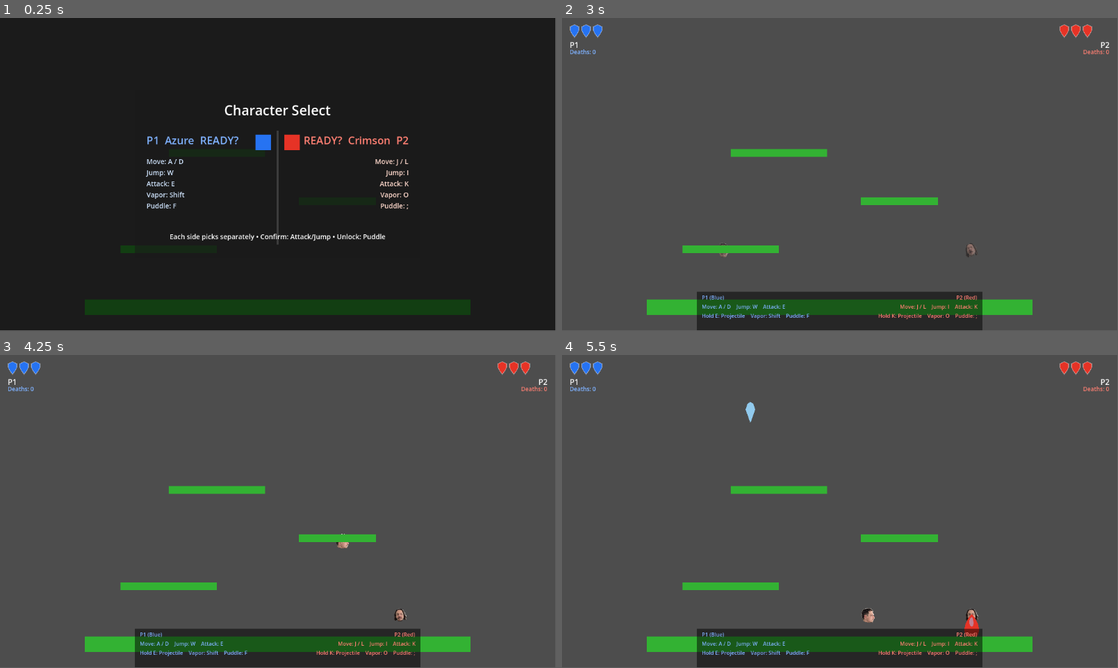
Above: before the commit, frames 1-4 (two rows, left to right).
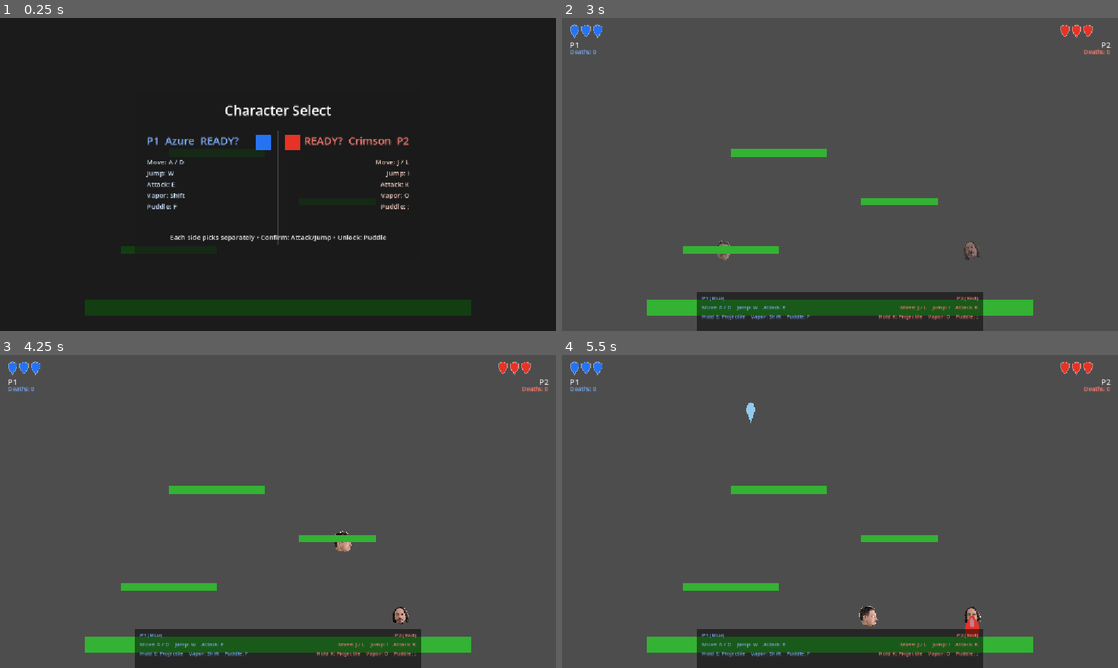
Above: after the commit, the same moments.

Repository: yhovart/smash-hero-rockit
Game: Godot game, scene res://main.tscn
The game is run twice, just before and just after one commit, with the same random seed, the same clock (stepped at 60 frames per second) and the same inputs.
Inputs (mouse positions are in pixels of both pictures, inside the frame that each line leads up to):
- Up to frame 1 (0.25 s): no input
- Up to frame 2 (3 s): tap Enter at 0.5, 2 s; move the mouse to (962, 158) at 0.52 s; hold D (p1_right) 0.53-2.03 s; tap E (p1_attack) at 0.6 s; click (962, 158) at 0.67 s; tap W (p1_jump) at 0.77, 1.52 s; tap Space at 1.25, 2.75 s; move the mouse to (728, 190) at 1.27 s; tap F (p1_puddle) at 1.35 s; move the mouse to (895, 105) at 2.02 s; hold A (p1_left) 2.03-2.78 s; tap Shift (p1_vapor) at 2.1 s; move the mouse to (812, 237) at 2.77 s; hold D (p1_right) from 2.78 s (still down); tap K (p2_attack) at 2.85 s; click (812, 237) at 2.92 s
- Up to frame 3 (4.25 s): keep holding D (p1_right); tap W (p1_jump) at 3.02, 3.77 s; move the mouse to (444, 558) at 3.52 s; tap J (p2_left) at 3.6 s
- Up to frame 4 (5.5 s): move the mouse to (673, 464) at 4.27 s; release D (p1_right) at 4.28 s; hold A (p1_left) 4.28-5.03 s; tap , (p2_puddle) at 4.35 s; tap W (p1_jump) at 4.52 s; move the mouse to (867, 511) at 5.02 s; hold D (p1_right) from 5.03 s (still down); tap L (p2_right) at 5.1 s; click (867, 511) at 5.17 s
In our replay, the window is 799x449 before the commit and 800x450 after it. These sizes can differ from the game's own. Grey fills any space a smaller window leaves; there, only what the larger window draws over its background counts as a difference.

The runs differ from the first frame. In frame 1, 2.1% of the frame differs, in the area x 15-85%, y 27-96%; in frame 2, 1.5%; in frame 3, 1.6%; in frame 4, 1.6%.

Commit message:
add full screen

Diff:
--- a/player/player.gd
+++ b/player/player.gd
@@ -368,7 +368,7 @@
 		return
 	if invincible_timer > 0.0:
 		_update_avatar_texture("dolor")
-	elif is_attacking:
+	elif is_attacking or is_charging:
 		_update_avatar_texture("attack")
 	elif absf(velocity.x) > 5.0:
 		_update_avatar_texture("right" if facing >= 0.0 else "left")
--- a/player/player.tscn
+++ b/player/player.tscn
@@ -18,7 +18,7 @@
 
 [node name="Avatar" type="Sprite2D" parent="."]
 position = Vector2(0, -26)
-scale = Vector2(0.022, 0.022)
+scale = Vector2(0.03, 0.03)
 
 [node name="Body" type="Polygon2D" parent="."]
 color = Color(0.15, 0.45, 0.95, 1.0)
--- a/project.godot
+++ b/project.godot
@@ -14,6 +14,14 @@
 run/main_scene="res://main.tscn"
 config/features=PackedStringArray("4.6", "Forward Plus")
 config/icon="res://icon.svg"
+
+[display]
+
+window/size/viewport_width=1152
+window/size/viewport_height=648
+window/size/resizable=true
+window/stretch/mode="canvas_items"
+window/stretch/aspect="expand"
 
 [dotnet]
 
